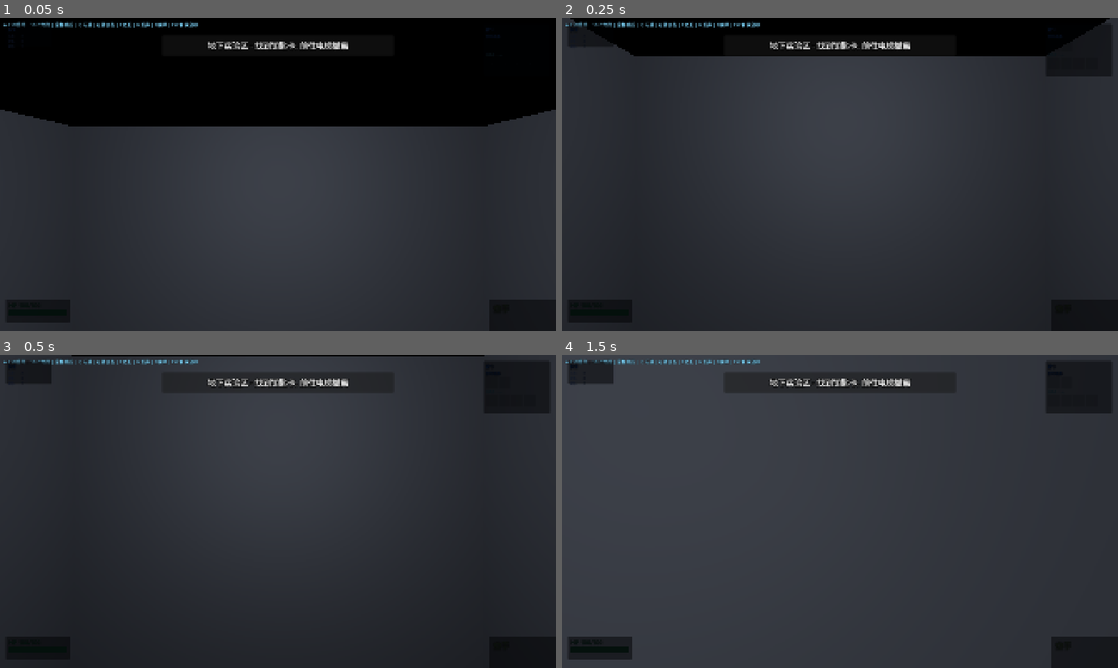
Above: before the commit, frames 1-4 (two rows, left to right).
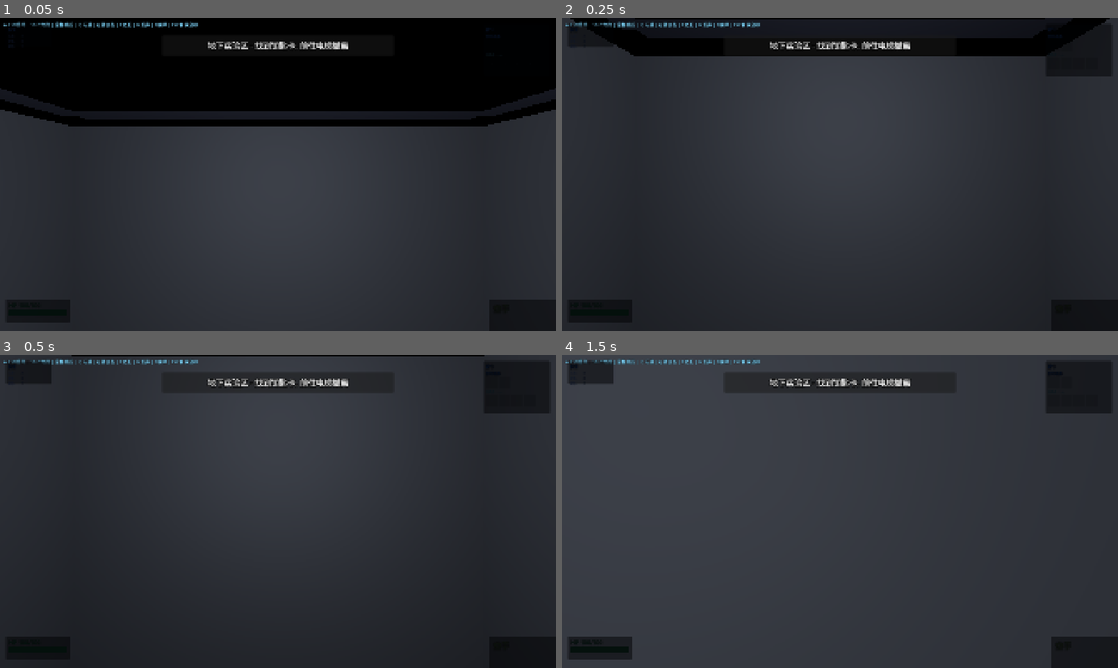
Above: after the commit, the same moments.

Repository: Potatopill98/let-s_go
Game: Godot game, scene res://scenes/level3_maze.tscn
The game is run twice, just before and just after one commit, with the same random seed, the same clock (stepped at 60 frames per second) and the same inputs. This scene is started directly instead of the project's main scene.
Inputs (mouse positions are in pixels of both pictures, inside the frame that each line leads up to):
- Up to frame 1 (0.05 s): no input
- Up to frame 2 (0.25 s): no input
- Up to frame 3 (0.5 s): no input
- Up to frame 4 (1.5 s): tap Enter at 0.5 s; move the mouse to (867, 511) at 0.52 s; hold E (interact) 0.53-1.28 s; hold W (move_forward) from 0.53 s (still down); click (867, 511) at 0.67 s; tap Space at 0.77, 1.25 s; move the mouse to (812, 511) at 1.27 s; tap E (interact) at 1.35 s

The runs differ from the first frame. In frame 1, 2.7% of the frame differs, in the area x 0-100%, y 22-33%; in frame 2, 3.4%, in the area x 11-90%, y 0-7%; in frame 3, nothing differs; in frame 4, nothing differs.

Commit message:
feat: 第二关井口串联第三关+地图E拾取+图例移右侧+第三关出生隧道
关卡串联:
- 第二关安全房(hub)右下角加井口: 黑洞+金属井沿+井壁+蓝色指示灯
- 玩家进入井口显示按E提示, 按E传送到第三关
- 第三关出生点上方加8米高隧道: 金属四壁+梯子+顶部灯, 视觉上从上方掉下来

地图改进:
- 地图拾取改为按E交互(原碰到就捡), 增强确认感
- 地图图例移到屏幕右侧, 不挡地图, 加描边更清晰
- 图例包含红点/黄点/绿点说明+按M关闭提示

第三关:
- 新增_process函数处理地图E拾取
- 0错误(两关均验证)

Diff:
--- a/modules/ui/ui_manager.gd
+++ b/modules/ui/ui_manager.gd
@@ -709,16 +709,18 @@
 	map_panel.add_child(player_dot)
 	# 图例
 	var legend: Label = Label.new()
-	legend.text = "红点=你  黄点=钥匙  绿点=电梯"
-	legend.anchor_left = 0.5
-	legend.anchor_right = 0.5
-	legend.offset_left = -200
-	legend.offset_top = 560
-	legend.offset_right = 200
-	legend.offset_bottom = 590
-	legend.horizontal_alignment = HORIZONTAL_ALIGNMENT_CENTER
-	legend.add_theme_font_size_override("font_size", 18)
+	legend.text = "红点 = 你的位置\n黄点 = 钥匙\n绿点 = 电梯出口\n\n按 M 关闭地图"
+	legend.anchor_left = 1.0
+	legend.anchor_right = 1.0
+	legend.offset_left = -220
+	legend.offset_top = 200
+	legend.offset_right = -20
+	legend.offset_bottom = 320
+	legend.horizontal_alignment = HORIZONTAL_ALIGNMENT_LEFT
+	legend.add_theme_font_size_override("font_size", 20)
 	legend.add_theme_color_override("font_color", Color(0.5, 0.85, 1.0, 1))
+	legend.add_theme_color_override("font_outline_color", Color(0, 0, 0, 1))
+	legend.add_theme_constant_override("outline_size", 4)
 	map_panel.add_child(legend)
 
 func set_maze_map(texture: Texture2D, cell_size: float = 4.0, maze_w: int = 20, maze_h: int = 20) -> void:
--- a/scenes/level2_corridor.gd
+++ b/scenes/level2_corridor.gd
@@ -46,6 +46,7 @@
 var current_gate_area: Area3D = null
 var door_z_list: Array = []
 var hub_reached: bool = false
+var well_inside: bool = false
 
 # ---- 材质 ----
 var mat_floor: StandardMaterial3D
@@ -542,6 +543,66 @@
 	sign.mesh = sb
 	sign.position = Vector3(hub_start_x + 1.5, 3.5, EXIT_Z)
 	add_child(sign)
+	# 井口(hub右下角)
+	var well_x: float = hub_end_x - 3.0
+	var well_z: float = hub_end_z - 3.0
+	# 井口黑洞
+	var well_hole: MeshInstance3D = MeshInstance3D.new()
+	var hole_box: BoxMesh = BoxMesh.new()
+	hole_box.size = Vector3(2.5, 0.1, 2.5)
+	var hole_mat: StandardMaterial3D = StandardMaterial3D.new()
+	hole_mat.albedo_color = Color(0, 0, 0)
+	hole_box.material = hole_mat
+	well_hole.mesh = hole_box
+	well_hole.position = Vector3(well_x, 0.05, well_z)
+	add_child(well_hole)
+	# 井沿
+	var well_ring: MeshInstance3D = MeshInstance3D.new()
+	var ring_box: BoxMesh = BoxMesh.new()
+	ring_box.size = Vector3(3.0, 0.3, 3.0)
+	var ring_mat: StandardMaterial3D = StandardMaterial3D.new()
+	ring_mat.albedo_color = Color(0.3, 0.3, 0.35)
+	ring_mat.metallic = 0.8
+	ring_box.material = ring_mat
+	well_ring.mesh = ring_box
+	well_ring.position = Vector3(well_x, 0.1, well_z)
+	add_child(well_ring)
+	# 井壁(垂直向下)
+	for sx in [-1.4, 1.4]:
+		var wall: MeshInstance3D = MeshInstance3D.new()
+		var wb: BoxMesh = BoxMesh.new()
+		wb.size = Vector3(0.2, 4.0, 2.8)
+		wb.material = ring_mat
+		wall.mesh = wb
+		wall.position = Vector3(well_x + sx, -2.0, well_z)
+		add_child(wall)
+	for sz in [-1.4, 1.4]:
+		var wall2: MeshInstance3D = MeshInstance3D.new()
+		var wb2: BoxMesh = BoxMesh.new()
+		wb2.size = Vector3(2.8, 4.0, 0.2)
+		wb2.material = ring_mat
+		wall2.mesh = wb2
+		wall2.position = Vector3(well_x, -2.0, well_z + sz)
+		add_child(wall2)
+	# 井口交互区域
+	var well_area: Area3D = Area3D.new()
+	well_area.name = "WellToLevel3"
+	var well_cs: CollisionShape3D = CollisionShape3D.new()
+	var well_shape: BoxShape3D = BoxShape3D.new()
+	well_shape.size = Vector3(2.5, 3.0, 2.5)
+	well_cs.shape = well_shape
+	well_area.add_child(well_cs)
+	well_area.position = Vector3(well_x, 1.0, well_z)
+	well_area.body_entered.connect(func(body): _on_well_enter(body))
+	well_area.body_exited.connect(func(body): _on_well_exit(body))
+	add_child(well_area)
+	# 井口指示灯
+	var well_light: OmniLight3D = OmniLight3D.new()
+	well_light.light_color = Color(0.3, 0.6, 1.0)
+	well_light.light_energy = 2.0
+	well_light.omni_range = 6.0
+	well_light.position = Vector3(well_x, 2.5, well_z)
+	add_child(well_light)
 
 # ============================================================
 # 警报灯系统
@@ -643,7 +704,9 @@
 		else:
 			l.visible = false
 	if Input.is_action_just_pressed("interact"):
-		if current_door_area != null:
+		if well_inside:
+			get_tree().change_scene_to_file("res://scenes/level3_maze.tscn")
+		elif current_door_area != null:
 			_use_door(current_door_area)
 		elif current_gate_area != null:
 			_start_test(current_gate_area)
@@ -668,6 +731,18 @@
 	if UIManager != null:
 		UIManager.show_announcement("实验体已释放！立即撤离！", 5.0)
 
+func _on_well_enter(body: Node) -> void:
+	if body.is_in_group("player") and hub_reached:
+		well_inside = true
+		if UIManager != null:
+			UIManager.show_interaction_prompt("按E - 下井前往地下实验区")
+
+func _on_well_exit(body: Node) -> void:
+	if body.is_in_group("player"):
+		well_inside = false
+		if UIManager != null:
+			UIManager.hide_interaction_prompt()
+
 func _check_hub_reached() -> void:
 	if hub_reached:
 		return
--- a/scenes/level3_maze.gd
+++ b/scenes/level3_maze.gd
@@ -22,6 +22,7 @@
 var map_picked: bool = false
 var elevator_triggered: bool = false
 var victory_panel: Control = null
+var map_inside_area: Area3D = null
 
 func _ready() -> void:
 	_generate_maze()
@@ -30,6 +31,7 @@
 	_build_walls()
 	_build_lighting()
 	_spawn_player()
+	_build_entry_tunnel()
 	_spawn_flashlights()
 	_spawn_key()
 	_spawn_elevator()
@@ -268,6 +270,53 @@
 		var fz: float = 2.0 + randf() * 6.0
 		flash.position = Vector3(fx, 0.5, fz)
 		add_child(flash)
+func _build_entry_tunnel() -> void:
+	# 出生点上方的隧道(从第二关掉下来的通道)
+	var tx: float = CELL_SIZE / 2.0
+	var tz: float = CELL_SIZE / 2.0
+	var tunnel_h: float = 8.0
+	var tunnel_w: float = 3.0
+	var tunnel_mat: StandardMaterial3D = StandardMaterial3D.new()
+	tunnel_mat.albedo_color = Color(0.25, 0.25, 0.3)
+	tunnel_mat.metallic = 0.7
+	tunnel_mat.roughness = 0.5
+	# 隧道四壁
+	for sx in [-tunnel_w/2.0, tunnel_w/2.0]:
+		var wall: MeshInstance3D = MeshInstance3D.new()
+		var wb: BoxMesh = BoxMesh.new()
+		wb.size = Vector3(0.2, tunnel_h, tunnel_w)
+		wb.material = tunnel_mat
+		wall.mesh = wb
+		wall.position = Vector3(tx + sx, WALL_HEIGHT + tunnel_h/2.0, tz)
+		add_child(wall)
+	for sz in [-tunnel_w/2.0, tunnel_w/2.0]:
+		var wall2: MeshInstance3D = MeshInstance3D.new()
+		var wb2: BoxMesh = BoxMesh.new()
+		wb2.size = Vector3(tunnel_w, tunnel_h, 0.2)
+		wb2.material = tunnel_mat
+		wall2.mesh = wb2
+		wall2.position = Vector3(tx, WALL_HEIGHT + tunnel_h/2.0, tz + sz)
+		add_child(wall2)
+	# 梯子(一侧)
+	for i in range(8):
+		var rung: MeshInstance3D = MeshInstance3D.new()
+		var rb: BoxMesh = BoxMesh.new()
+		rb.size = Vector3(0.1, 0.05, 1.5)
+		var rung_mat: StandardMaterial3D = StandardMaterial3D.new()
+		rung_mat.albedo_color = Color(0.5, 0.5, 0.55)
+		rung_mat.metallic = 0.9
+		rb.material = rung_mat
+		rung.mesh = rb
+		rung.position = Vector3(tx - tunnel_w/2.0 + 0.15, WALL_HEIGHT + 0.5 + i * 0.9, tz)
+		add_child(rung)
+	# 隧道顶部灯
+	var tunnel_light: OmniLight3D = OmniLight3D.new()
+	tunnel_light.light_color = Color(0.8, 0.85, 1.0)
+	tunnel_light.light_energy = 1.5
+	tunnel_light.omni_range = 5.0
+	tunnel_light.position = Vector3(tx, WALL_HEIGHT + tunnel_h - 1.0, tz)
+	add_child(tunnel_light)
+
 func _spawn_key() -> void:
 	# 钥匙放在迷宫中间偏远处
 	var kx: int = MAZE_W / 2 + randi() % 5 - 2
@@ -498,7 +547,8 @@
 	map_cs.shape = map_shape
 	map_area.add_child(map_cs)
 	map_area.position = Vector3(mx, 0, my)
-	map_area.body_entered.connect(func(body): _on_map_entered(body, map_area))
+	map_area.body_entered.connect(func(body): _on_map_body_enter(body, map_area))
+	map_area.body_exited.connect(func(body): _on_map_body_exit(body, map_area))
 	add_child(map_area)
 	var map_light: OmniLight3D = OmniLight3D.new()
 	map_light.light_color = Color(0.9, 0.8, 0.4)
@@ -507,14 +557,31 @@
 	map_light.position = Vector3(0, 1.0, 0)
 	map_area.add_child(map_light)
 
-func _on_map_entered(body: Node, map_area: Area3D) -> void:
+func _on_map_body_enter(body: Node, map_area: Area3D) -> void:
 	if body.is_in_group("player") and not map_picked:
-		map_picked = true
-		_render_maze_map(body)
+		map_inside_area = map_area
 		if UIManager != null:
-			UIManager.show_toast("获得迷宫地图! 按M查看")
-			UIManager.show_announcement("地图已获取", 3.0)
-		map_area.queue_free()
+			UIManager.show_interaction_prompt("按E拾取迷宫地图")
+
+func _on_map_body_exit(body: Node, map_area: Area3D) -> void:
+	if body.is_in_group("player") and map_inside_area == map_area:
+		map_inside_area = null
+		if UIManager != null:
+			UIManager.hide_interaction_prompt()
+
+func _process(delta: float) -> void:
+	if map_inside_area != null and Input.is_action_just_pressed("interact") and not map_picked:
+		var player: Node = get_tree().get_first_node_in_group("player")
+		if player != null:
+			map_picked = true
+			_render_maze_map(player)
+			if UIManager != null:
+				UIManager.show_toast("获得迷宫地图! 按M查看")
+				UIManager.show_announcement("地图已获取", 3.0)
+				UIManager.hide_interaction_prompt()
+			var area: Area3D = map_inside_area
+			map_inside_area = null
+			area.queue_free()
 
 func _render_maze_map(player: Node) -> void:
 	var cell_px: int = 16
